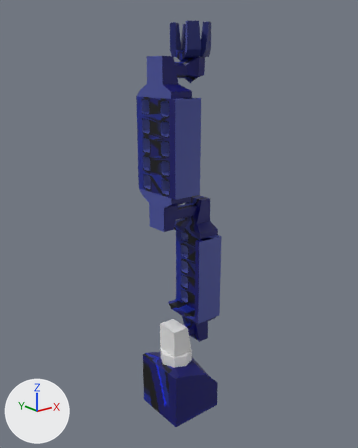
The glTF model src/main/resources/assets/mechanicalarms/models/block/fullarm.glb as it was, and as the next commit left it.
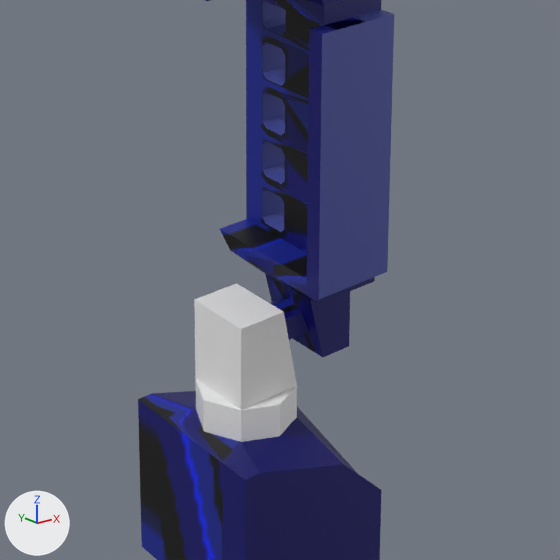
Old and new are each drawn whole from a 50 mm camera at (-5.08, -6.31, 6.12) aimed at (0.02, 0.06, 3.57) and again close up on the part from 28% to 76% of the width and 52% to 90% of the height. The axes (+X, +Y, +Z) are drawn at lower left. The lights are the same throughout. Where no turn or scale is listed for an object, it has been applied to the vertices.

Objects in the first close-up: 'Base', 'BaseMotor', 'FirstArm'.
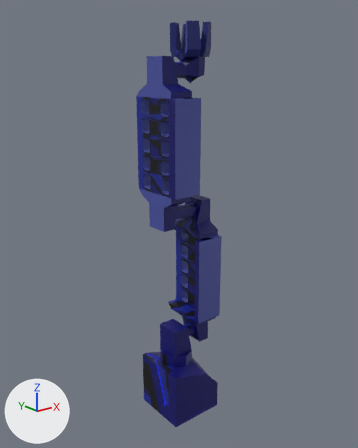
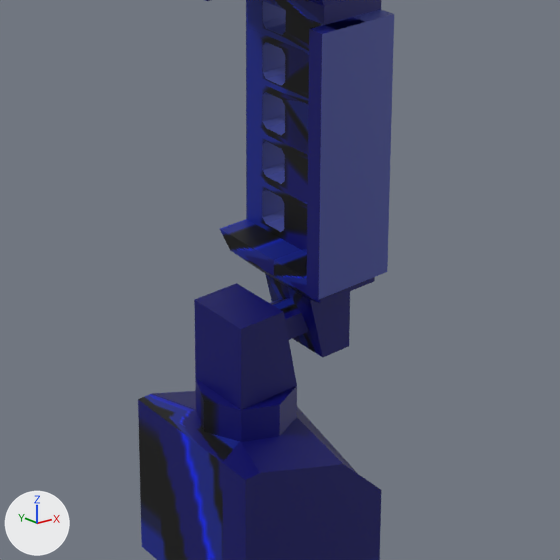
The change, as a diff of the scene's bpy script:
```diff
--- a/src/main/resources/assets/mechanicalarms/models/block/fullarm.glb.py
+++ b/src/main/resources/assets/mechanicalarms/models/block/fullarm.glb.py
@@ me_basemotormesh @@
 me_basemotormesh.from_pydata(...)  # 20 vertices, 48 faces; spans x -0.3..0.3, y -0.3..0.3, z -0.286..0.514
+me_basemotormesh.materials.append(mat_material)  # picture img_arm_arm
```

Location of each change, (x1, y1, x2, y2) in pixels of the close-ups (560 x 560 px):
'BaseMotor', recoloured (grey to blue): (194, 283, 297, 442) in both
